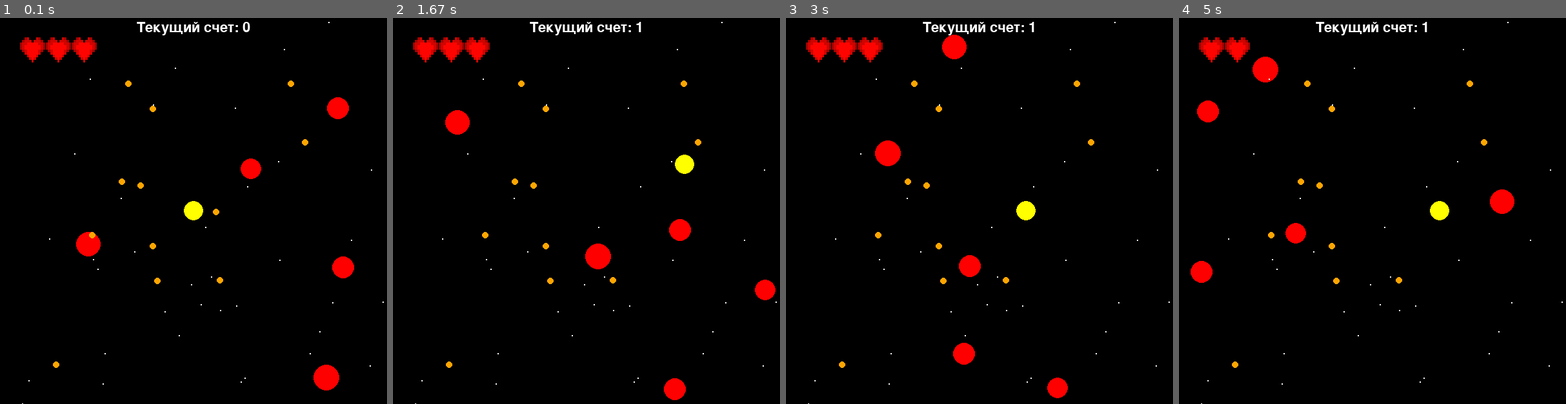
Above: before the commit, frames 1-4 (left to right).
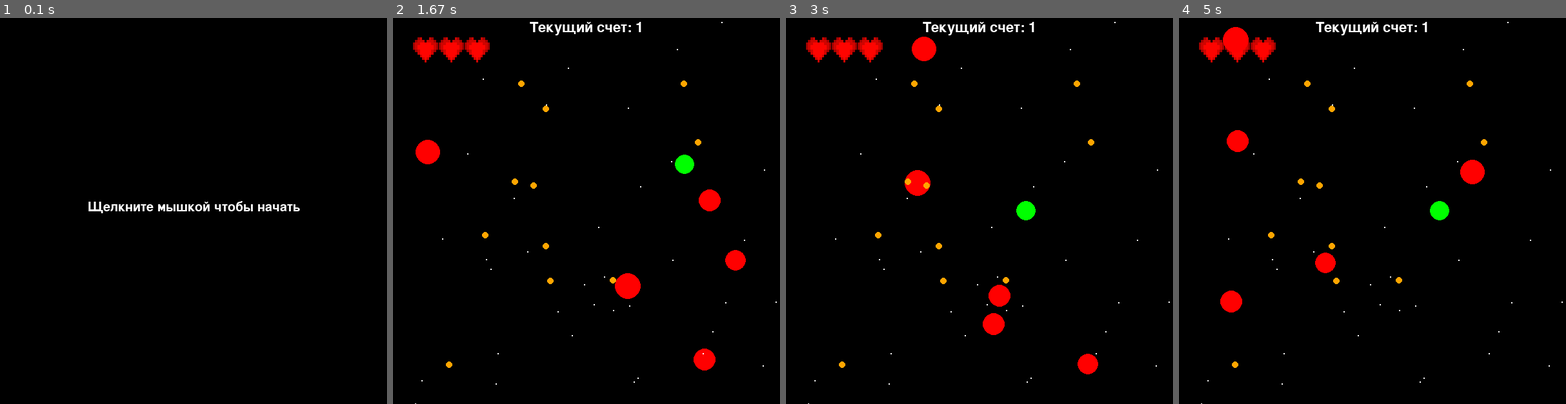
Above: after the commit, the same moments.

Repository: ppkh/GA_pygame_project
Game: pygame game, started from main.py
Two runs of this game, one before a commit and one after it. Both use one fixed random seed, a clock stepped at 60 frames per second and the inputs below.
Inputs (mouse positions are in pixels of both pictures, inside the frame that each line leads up to):
- Up to frame 1 (0.1 s): no input
- Up to frame 2 (1.67 s): click (586, 211) at 0.38 s; hold Right 0.67-1.13 s; hold Up 1.17-1.47 s; hold Right from 1.5 s (still down)
- Up to frame 3 (3 s): release Right at 1.97 s; hold Left 2-2.53 s; hold Down 2.57-2.87 s; hold Left from 2.9 s (still down)
- Up to frame 4 (5 s): release Left at 3.3 s; hold Up 3.33-3.7 s; hold Right 3.73-4.37 s; hold Down 4.4-4.77 s; hold Left from 4.8 s (still down)

The runs differ from the first frame. In frame 1, 3.6% of the frame differs, in the area x 5-100%, y 1-100%; in frame 2, 2.9%; in frame 3, 2.9%; in frame 4, 3.1%.

Commit message:
Start screen

Diff:
--- a/main.py
+++ b/main.py
@@ -53,7 +53,7 @@
             self.vy = random.randint(-1, 1)
 
     def update(self):
-
+        dist = 50
         if pygame.sprite.spritecollideany(self, horizontal_borders):
             self.vy = -self.vy
             self.rect = self.rect.move(self.vx, self.vy)
@@ -69,13 +69,13 @@
         curcircle.empty()
         circles.add(self)
         if self.rect.x <= 0:
-            self.rect.x = 50
+            self.rect.x = dist
         if self.rect.y <= 0:
-            self.rect.y = 50
+            self.rect.y = dist
         if self.rect.x >= width:
-            self.rect.x = width - 50
+            self.rect.x = width - dist
         if self.rect.y >= height:
-            self.rect.y = height - 50
+            self.rect.y = height - dist
 
 
 class Stars(Ball):
@@ -91,7 +91,7 @@
     def __init__(self):
         super().__init__(15, width // 2 - 15, height // 2 - 15)
         self.add(main_character)
-        pygame.draw.circle(self.image, pygame.Color('yellow'),
+        pygame.draw.circle(self.image, pygame.Color('green'),
                            (self.radius, self.radius), self.radius)
         self.v = 1
 
@@ -294,6 +294,38 @@
         clock.tick(60)
 
 
+def start_screen():
+    global screen, width, height
+    text = ['Щелкните мышкой чтобы начать']
+    font = pygame.font.Font(None, 30)
+    screen.fill('black')
+    for i in range(len(text)):
+        text_surface = font.render(text[i], True, pygame.Color('white'))
+        screen.blit(text_surface,
+                    (width // 2 - text_surface.get_width() // 2, height // 2 - len(text) * 30 // 2 + i * 30))
+
+    while True:
+        for event in pygame.event.get():
+            if event.type == pygame.QUIT:
+                pygame.quit()
+                sys.exit()
+            if event.type == pygame.MOUSEBUTTONDOWN:
+                return True
+            if event.type == pygame.VIDEORESIZE:
+                screen = pygame.display.set_mode((event.w, event.h), pygame.RESIZABLE)
+                width, height = event.w, event.h
+                update()
+                for i in range(len(text)):
+                    text_surface = font.render(text[i], True, pygame.Color('white'))
+                    screen.blit(text_surface,
+                                (
+                                    width // 2 - text_surface.get_width() // 2,
+                                    height // 2 - len(text) * 30 // 2 + i * 30))
+
+        pygame.display.flip()
+        clock.tick(60)
+
+
 if __name__ == '__main__':
     pygame.init()
     size = width, height
@@ -322,6 +354,7 @@
     screen.blit(text_surface, (width // 2 - text_surface.get_width() // 2, 5))
     running = True
     start_tick = None
+    start_screen()
     while running:
         main()
         if lifes <= 0:
